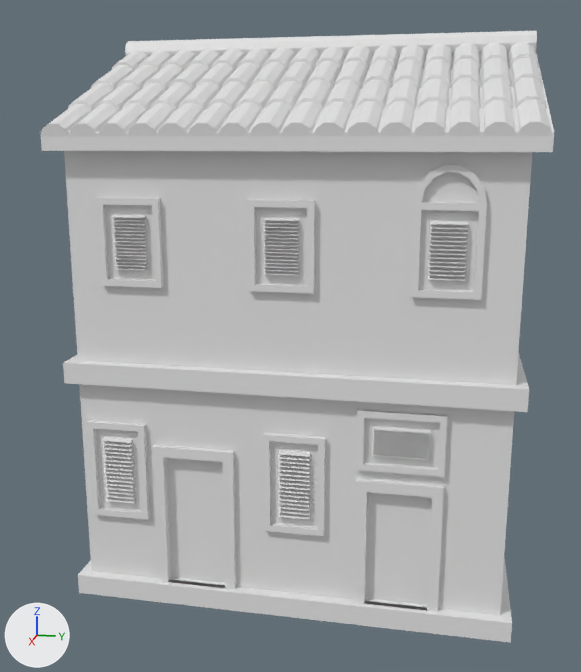
The Blender file Assets/Models/Italy Models/CS_ItalyHouse04.blend as it was, and as the next commit left it.
Camera for both pictures: a camera (50 mm lens) standing at (8.8, 1.41, 4.44) and looking at (0.25, -0.3, 2.3). Lighting does not change. The marker at lower left points along +X, +Y and +Z.

Objects in the first picture: 'Cylinder', 'building_001', 'building_001.001'.
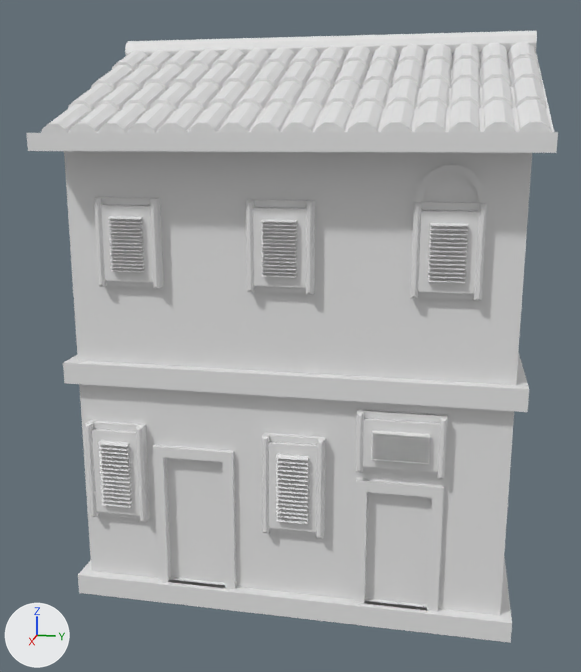
What the commit changed:
me_building_001_mesh is used by ob_building_001; location (0.0, 0.0, 0.0).
me_building_001_mesh had 860 vertices, 704 faces and spanned x -2.14..2.14, y -2.14..2.14, z 0.0..5.28.
me_building_001_mesh now has 1060 vertices, 904 faces and spans x -2.14..2.38, y -2.14..2.14, z 0.0..5.28.
me_building_001_mesh part 1: 452 vertices removed from x 2.0..2.05, y -1.56..1.53, z 0.99..3.79; 620 vertices added at x 2.0..2.38, y -2.14..2.14, z 0.85..4.48.
me_building_001_mesh part 2: 100 vertices removed from x 2.0..2.05, y -1.78..-1.49, z 0.99..1.67; 132 vertices added at x 2.0..2.14, y -1.92..-1.35, z 0.85..1.81.

Where the change shows, as pixel boxes [x1, y1, x2, y2] in the pictures (581 x 672 px; the box of a moved part takes in the faces that stretch with it):
'building_001', reshaped: before [41, 53, 554, 643]; after [27, 53, 558, 643]
part 1 of me_building_001_mesh, moved or reshaped: before [105, 205, 479, 527]; after [27, 132, 558, 539]
part 2 of me_building_001_mesh, moved or reshaped: before [96, 429, 142, 511]; after [85, 422, 148, 522]
